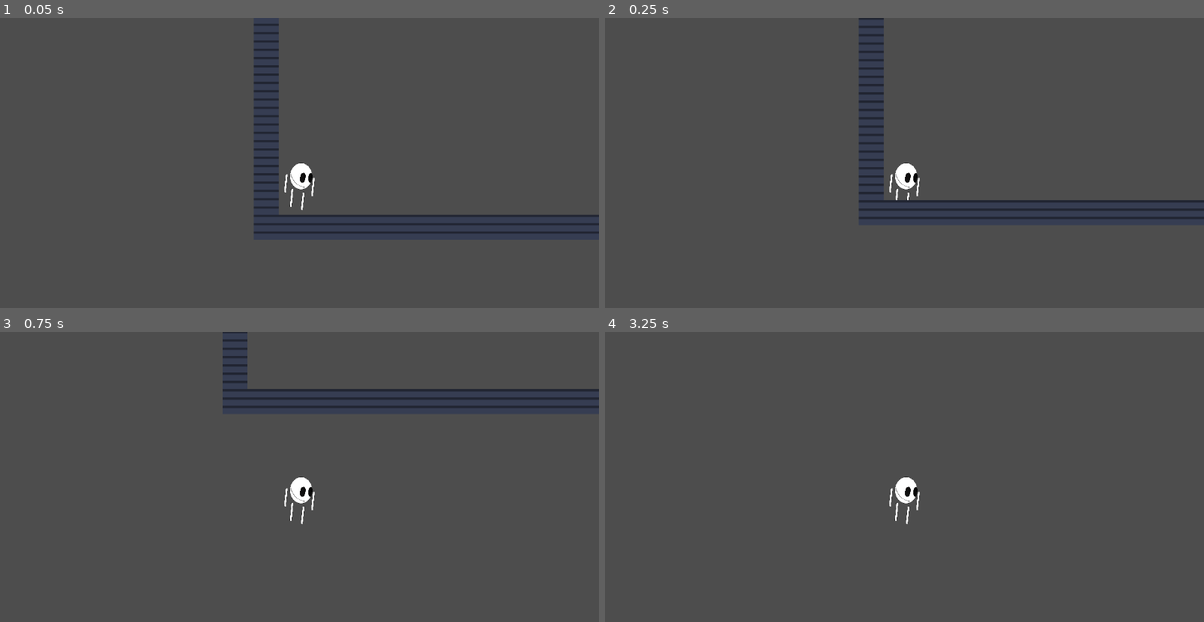
Above: before the commit, frames 1-4 (two rows, left to right).
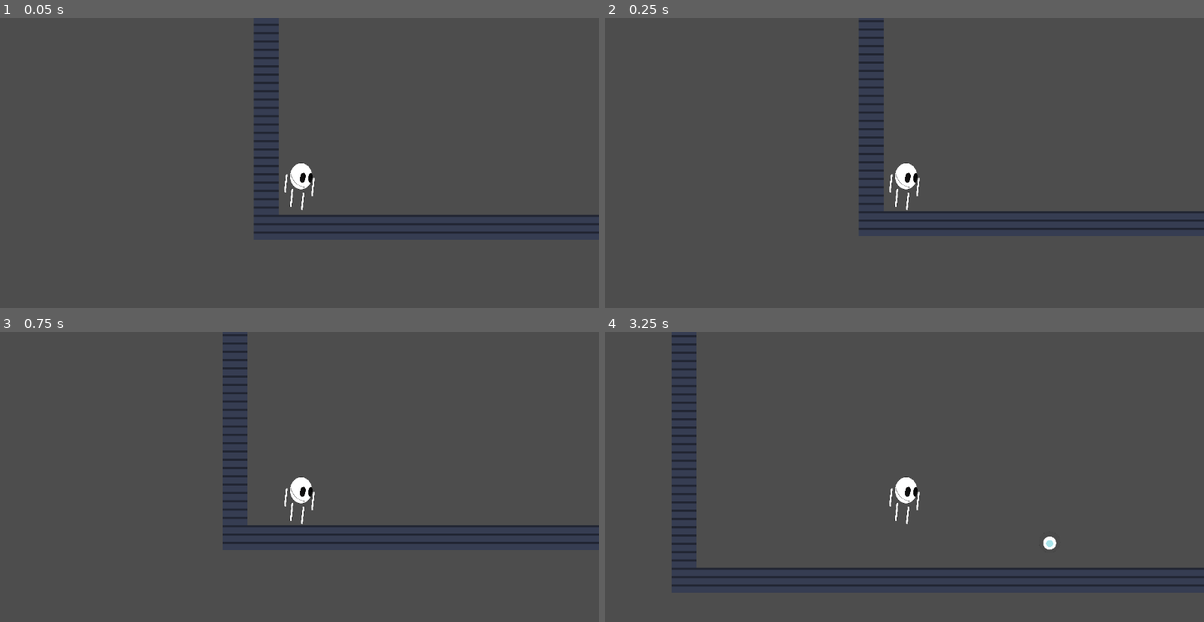
Above: after the commit, the same moments.

Repository: ragegaming23/book-of-souls
Game: Godot game, scene res://levels/Level 1_IceWorld/Ice World.tscn
Same seed, same stepped clock (60 frames per second), same inputs: the game is played once before the commit and once after it. This scene is started directly instead of the project's main scene. The engine's default icon, where the game draws it, is replaced by a stand-in: a white triangle on a blue panel in a dark square.
Inputs (mouse positions are in pixels of both pictures, inside the frame that each line leads up to):
- Up to frame 1 (0.05 s): no input
- Up to frame 2 (0.25 s): no input
- Up to frame 3 (0.75 s): move the mouse to (431, 482) at 0.52 s; hold D (move_right) from 0.53 s (still down); tap Shift (Dash) at 0.6 s
- Up to frame 4 (3.25 s): tap Space (jump) at 0.77, 1.52, 3.02 s; move the mouse to (784, 517) at 1.27 s; click (784, 517) at 1.35 s; move the mouse to (964, 424) at 2.02 s; release D (move_right) at 2.03 s; hold A (move_left) 2.03-2.78 s; tap Shift (Dash) at 2.1 s; move the mouse to (874, 566) at 2.77 s; hold D (move_right) from 2.78 s (still down); click (874, 566) at 2.85 s

Frame 1 is identical in both runs. In frame 2, 3.7% of the frame differs, in the area x 42-100%, y 0-74%; in frame 3, 4.3%, in the area x 37-100%, y 0-74%; in frame 4, 3.8%.

Commit message:
Collision Fix

Diff:
--- a/levels/Level 1_IceWorld/Ice World.tscn
+++ b/levels/Level 1_IceWorld/Ice World.tscn
@@ -106,7 +106,8 @@
 7:7/0 = 0
 
 [sub_resource type="TileSet" id="TileSet_3beeo"]
-physics_layer_0/collision_layer = 1
+physics_layer_0/collision_layer = 2
+physics_layer_0/collision_mask = 7
 sources/2 = SubResource("TileSetAtlasSource_dw6df")
 
 [node name="IceWorld" type="Node2D"]
--- a/levels/Level 2_DinoIsland/Dino Island.tscn
+++ b/levels/Level 2_DinoIsland/Dino Island.tscn
@@ -105,7 +105,8 @@
 7:7/0 = 0
 
 [sub_resource type="TileSet" id="TileSet_seeiv"]
-physics_layer_0/collision_layer = 1
+physics_layer_0/collision_layer = 2
+physics_layer_0/collision_mask = 7
 sources/2 = SubResource("TileSetAtlasSource_p4t6w")
 
 [node name="DinoIsland" type="Node2D"]
--- a/levels/Level 3_AncientChina world/Level 3.tscn
+++ b/levels/Level 3_AncientChina world/Level 3.tscn
@@ -105,7 +105,8 @@
 7:7/0 = 0
 
 [sub_resource type="TileSet" id="TileSet_82gsn"]
-physics_layer_0/collision_layer = 1
+physics_layer_0/collision_layer = 2
+physics_layer_0/collision_mask = 7
 sources/2 = SubResource("TileSetAtlasSource_qoeth")
 
 [node name="Level3" type="Node2D"]
